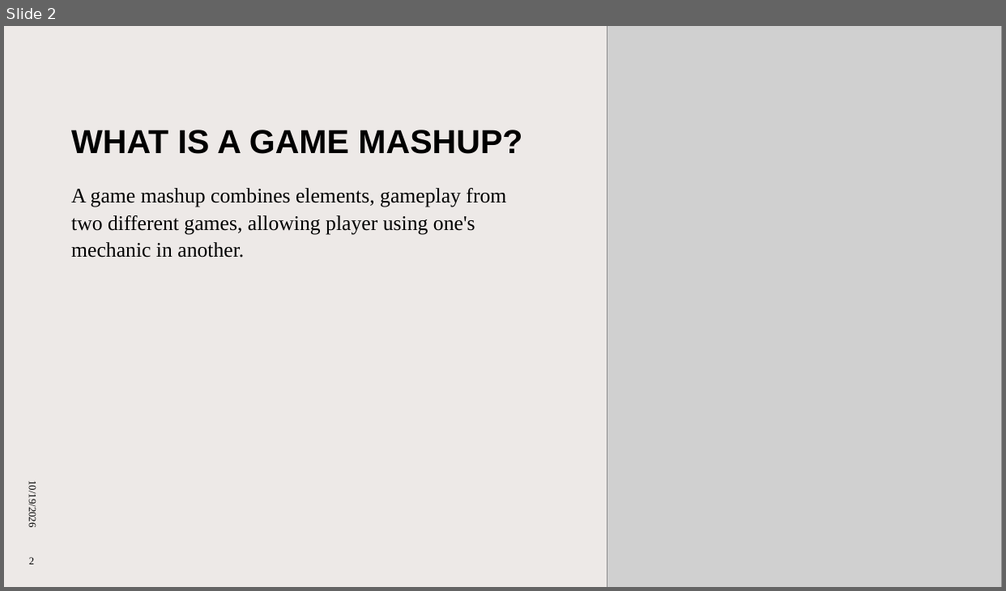
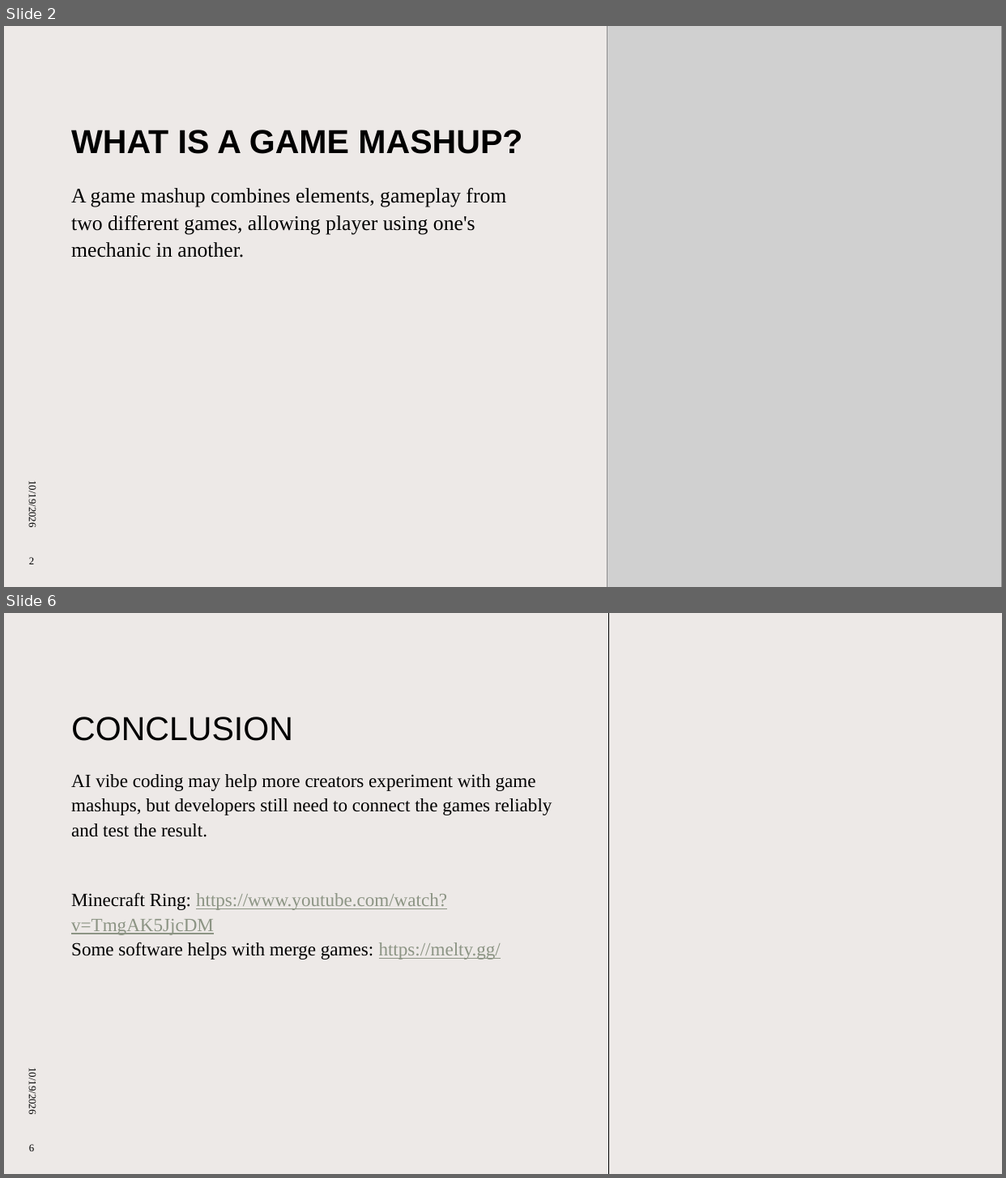
Before and after one commit to bboyko1/CEP-Project-1, a slide deck: CEP Project1.pptx. Shown one above the other, each under a label of ours: slide 2 before the commit, slides 2 and 6 after it; the slides between them are not shown. The pictures are 1006x591 and 1006x1178 pixels, drawn with LibreOffice and Linux fonts; fonts in the diff are those of the drawing; grey boxes stand for pictures; background and template pictures are left out. Boxes give left, top, right and bottom in pixels: in the first picture for what was removed or moved away, otherwise in the second. Text is boxed around its words. In the diff, an @@ line names an element or a change of style, - is before the commit and + after.

```diff
--- a/CEP Project1.pptx
+++ b/CEP Project1.pptx
@@ slide 6 added at <box>4,613,1002,1174</box>, background #EDE9E7; not listed: 1 template element that a slide beside it also shows @@
@@ title added at <box>71,717,293,741</box>, 32 pt, text #000000 @@
+CONCLUSION
@@ text added at <box>71,774,552,960</box>, 18 pt, text #000000 @@
+AI vibe coding may help more creators experiment with game mashups, but developers still need to connect the games reliably and test the result.
+Minecraft Ring: https://www.youtube.com/watch?v=TmgAK5JjcDM
+Some software helps with merge games: https://melty.gg/
@@ text added at <box>27,1072,38,1114</box>, 10 pt, text #000000 @@
+10/19/2026
@@ page number added at <box>29,1144,34,1152</box>, 10 pt, text #000000 @@
+6
```
Also in this commit, not shown: 1 slide changed, 2 other slides added.
